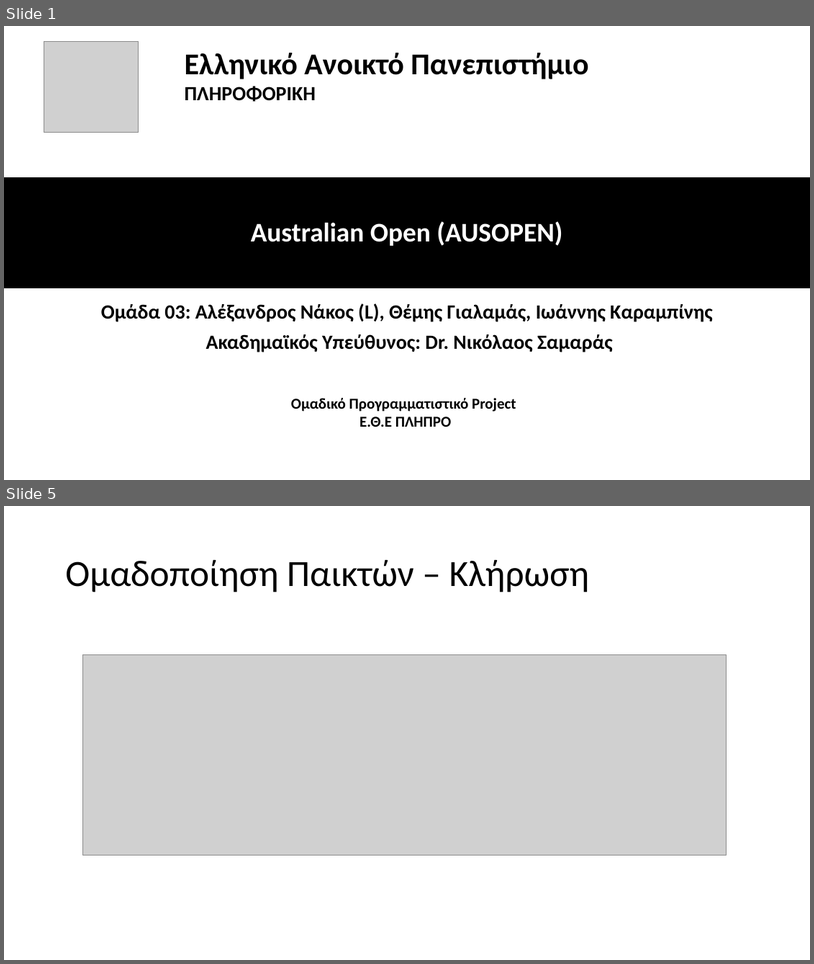
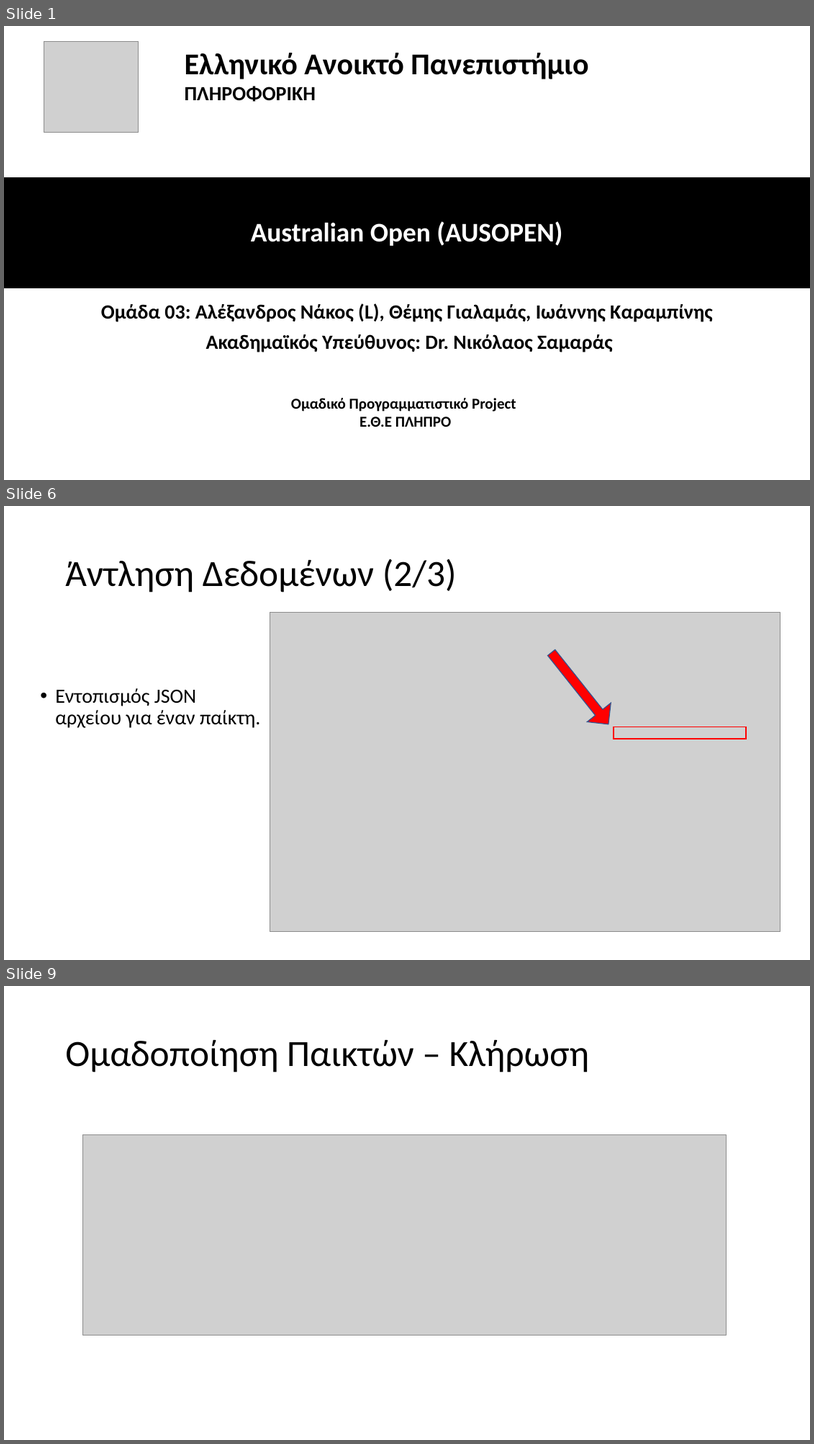
Before and after one commit to Grinabl/plhpro-group3-21-22, a slide deck: ΠΛΗΠΡΟ-ΟΜΑΔΑ03-Australian Open.pptx. Shown one above the other, each under a label of ours: slides 1 and 5 before the commit, slides 1, 6 and 9 after it; the slides between them are not shown. The pictures are 814x964 and 814x1444 pixels, drawn with LibreOffice and Linux fonts; fonts in the diff are those of the drawing; grey boxes stand for pictures. Boxes give left, top, right and bottom in pixels: in the first picture for what was removed or moved away, otherwise in the second. Text is boxed around its words. In the diff, an @@ line names an element or a change of style, - is before the commit and + after.

```diff
--- a/ΠΛΗΠΡΟ-ΟΜΑΔΑ03-Australian Open.pptx
+++ b/ΠΛΗΠΡΟ-ΟΜΑΔΑ03-Australian Open.pptx
@@ slide 6 added at <box>4,506,810,960</box>, background #FFFFFF @@
@@ title added at <box>65,559,457,592</box>, 44 pt, text #000000 @@
+Άντληση Δεδομένων (2/3)
@@ picture added at <box>270,613,782,932</box> @@
@@ right arrow added at <box>540,643,620,734</box>, fill #FF0000, outline #325491 1 pt @@
@@ text added at <box>55,688,260,728</box>, 24 pt, text #000000 @@
+• Εντοπισμός JSON αρχείου για έναν παίκτη.
@@ rectangle added at <box>614,727,747,739</box>, outline #FF0000 1.5 pt @@
@@ what was slide 5 is now slide 9 @@
```
Also in this commit, not shown: 2 slides changed, 8 other slides added, 1 slide removed.
